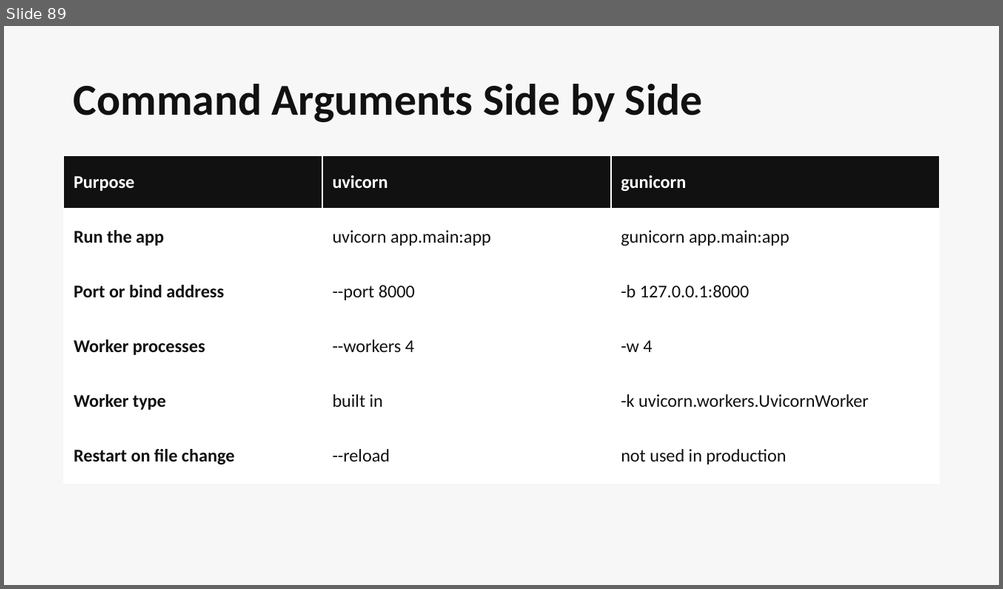
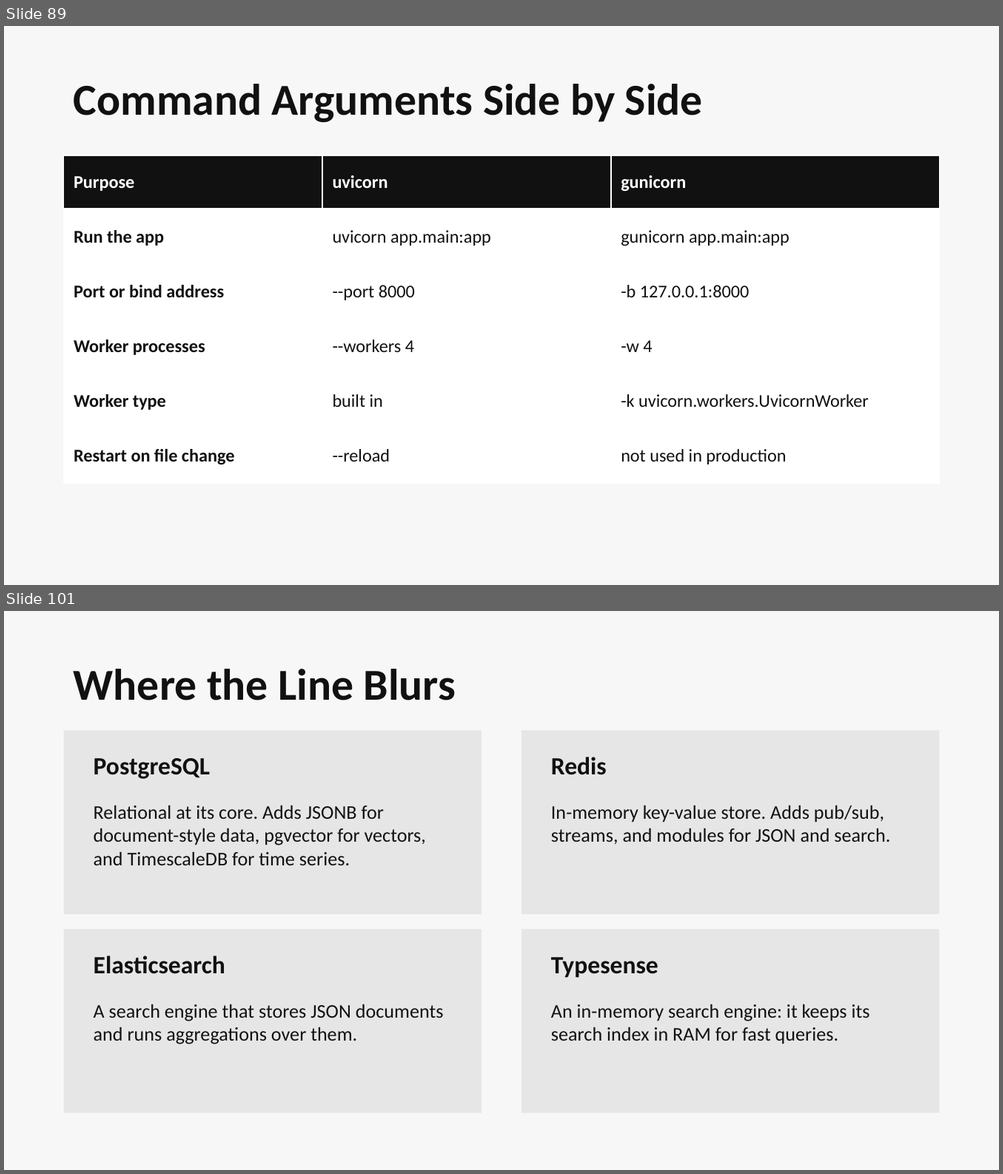
Before and after one commit to tusharvaswani714/backend-course, a slide deck: backend-course.pptx. Shown one above the other, each under a label of ours: slide 89 before the commit, slides 89 and 101 after it; the slides between them are not shown. The pictures are 1003x589 and 1003x1174 pixels, drawn with LibreOffice and Linux fonts; fonts in the diff are those of the drawing. Boxes give left, top, right and bottom in pixels: in the first picture for what was removed or moved away, otherwise in the second. Text is boxed around its words. In the diff, an @@ line names an element or a change of style, - is before the commit and + after.

Commit message:
Added db slides

```diff
--- a/backend-course.pptx
+++ b/backend-course.pptx
@@ slide 101 added at <box>4,611,999,1170</box>, background #F7F7F7 @@
@@ text added at <box>74,669,455,701</box>, 32 pt, text #111111, bold @@
+Where the Line Blurs
@@ rectangle added at <box>64,730,481,914</box>, fill #E6E6E6 @@
@@ rectangle added at <box>521,730,939,914</box>, fill #E6E6E6 @@
@@ text added at <box>94,758,210,779</box>, 18 pt, text #111111, bold @@
+PostgreSQL
@@ text added at <box>551,757,606,775</box>, 18 pt, text #111111, bold @@
+Redis
@@ text added at <box>94,806,426,866</box>, 14 pt, text #111111 @@
+Relational at its core. Adds JSONB for document-style data, pgvector for vectors, and TimescaleDB for time series.
@@ text added at <box>551,806,890,844</box>, 14 pt, text #111111 @@
+In-memory key-value store. Adds pub/sub, streams, and modules for JSON and search.
@@ rectangle added at <box>64,929,481,1113</box>, fill #E6E6E6 @@
@@ rectangle added at <box>521,929,939,1113</box>, fill #E6E6E6 @@
@@ text added at <box>94,956,225,974</box>, 18 pt, text #111111, bold @@
+Elasticsearch
@@ text added at <box>551,957,658,978</box>, 18 pt, text #111111, bold @@
+Typesense
@@ text added at <box>94,1005,444,1045</box>, 14 pt, text #111111 @@
+A search engine that stores JSON documents and runs aggregations over them.
@@ text added at <box>551,1005,870,1045</box>, 14 pt, text #111111 @@
+An in-memory search engine: it keeps its search index in RAM for fast queries.
```
Also in this commit, not shown: 1 slide changed, 70 other slides added, 2 other files.
